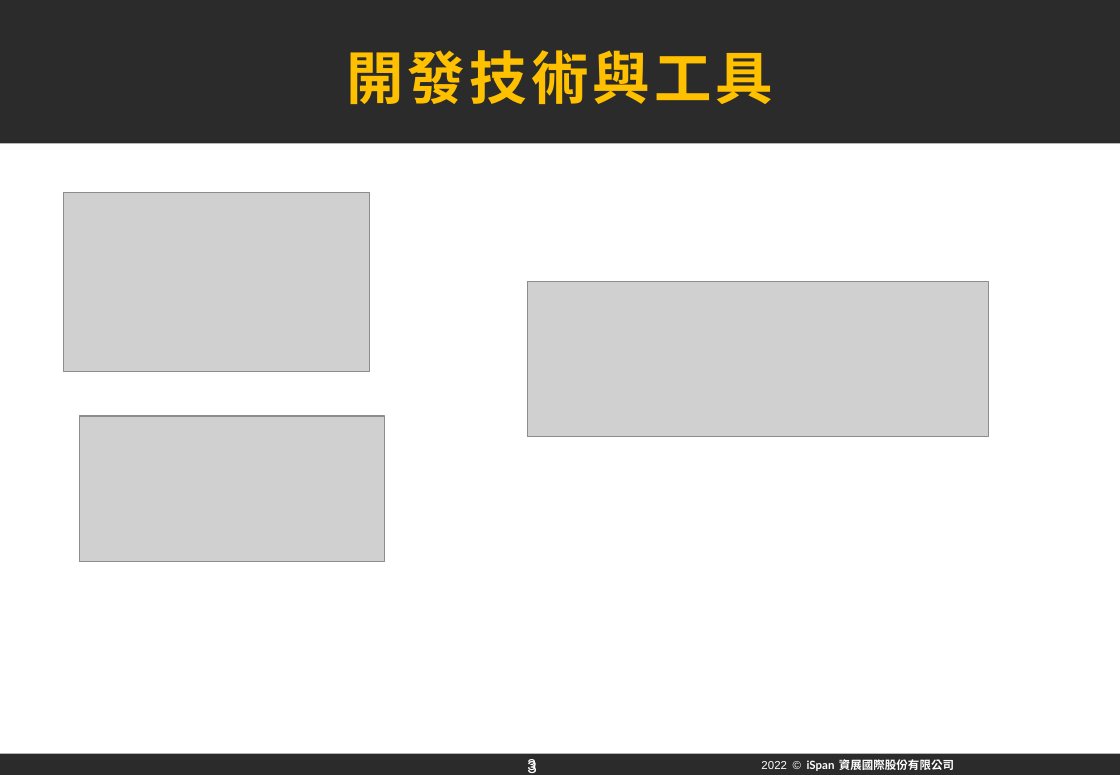
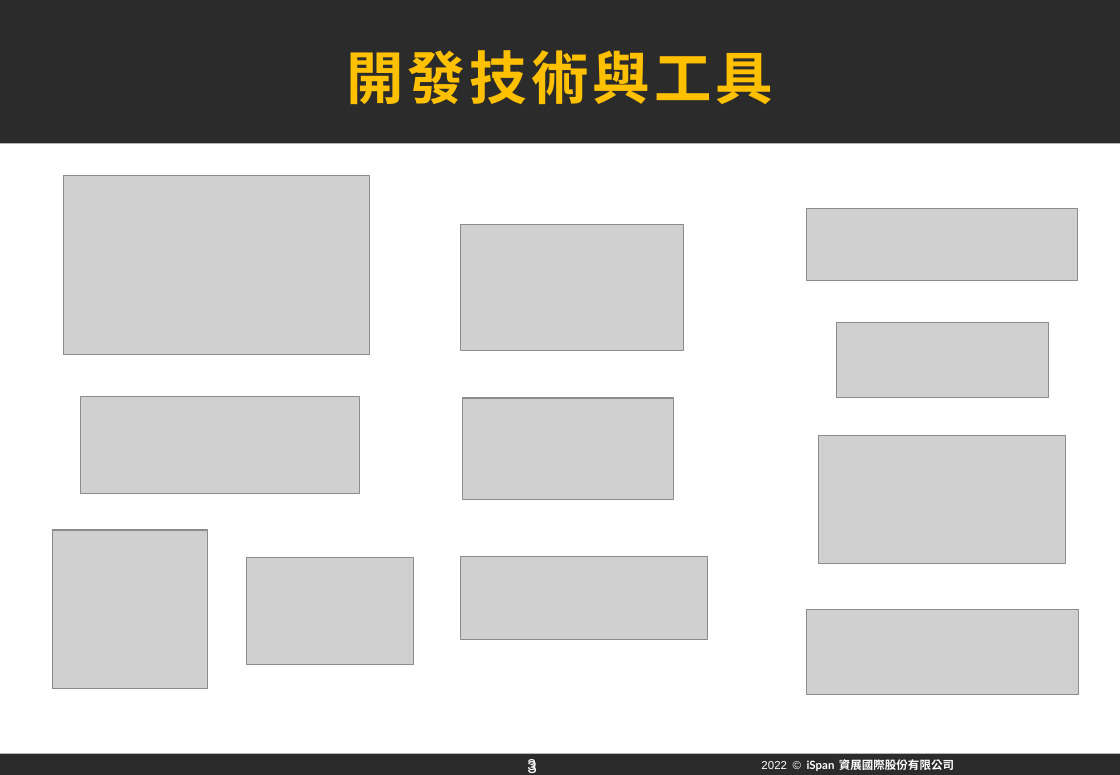
Before and after one commit to becauseyu/start_fitness, a slide deck: slide 4 of 期末報告企畫書與ppt/第三組動吃動吃 更0715.pptx. Drawn at 1120x775 pixels with LibreOffice and Linux fonts; fonts in the diff are those of the drawing; grey boxes stand for pictures; background and template pictures are left out; a plain dark background stands for a picture behind light text. Boxes give left, top, right and bottom in pixels: in the first picture for what was removed or moved away, otherwise in the second. Text is boxed around its words. In the diff, an @@ line names an element or a change of style, - is before the commit and + after.

```diff
--- a/期末報告企畫書與ppt/第三組動吃動吃 更0715.pptx
+++ b/期末報告企畫書與ppt/第三組動吃動吃 更0715.pptx
@@ picture: place and size @@
-picture at (63, 192, 369, 371)
+picture at (63, 176, 369, 355)
@@ picture added at (807, 209, 1078, 281) @@
@@ picture added at (461, 224, 685, 351) @@
@@ picture added at (837, 323, 1049, 398) @@
@@ picture added at (81, 397, 360, 494) @@
@@ picture: place and size @@
-picture at (80, 417, 385, 563)
+picture at (462, 398, 674, 500)
@@ picture added at (819, 435, 1066, 564) @@
@@ picture added at (53, 531, 208, 689) @@
@@ picture added at (247, 558, 414, 665) @@
@@ picture: place and size @@
-picture at (527, 282, 989, 437)
+picture at (461, 556, 708, 639)
@@ picture added at (807, 610, 1079, 695) @@
```
Also in this commit, not shown: 7 other slides changed, 1 slide removed.
